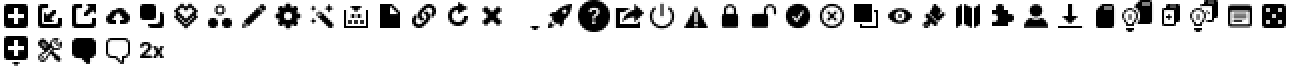
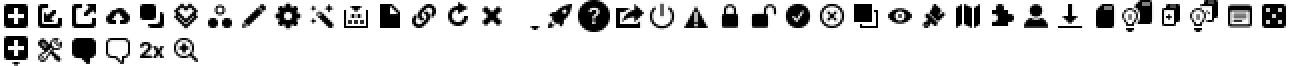
Two versions of the same layered image (1290x66). Layer-by-layer changes:
painted on "Toolbar Icons" (5th of 41, in "IconToolbarCopy") over [1168, 14, 1172, 20]
added group "IconToolbarDiscover" with 1 layers above "IconToolbarRates" over [174, 38, 198, 62]
added layer "Toolbar Icons" (17th of 41, in "IconToolbarDiscover") in group "IconToolbarDiscover" over [174, 38, 198, 62]
painted on "Toolbar Icons" (23rd of 41, in "IconToolbarShare") over [614, 8, 642, 28]
